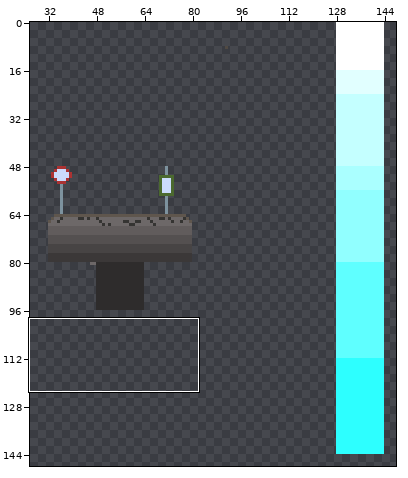
Pixel-art file: art/Sprite sheets/Road Sprite Sheet.aseprite. Above, an overview of the earlier version with the close-up marked.
Close-up. Old version:
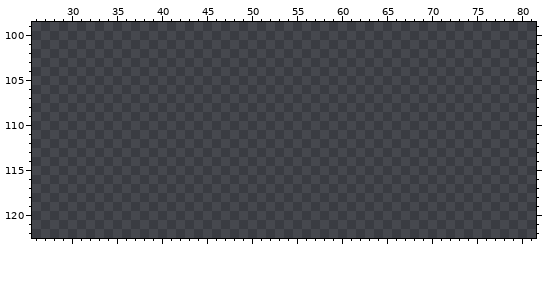
160x160 pixels, 1 frame. Shown: x 26..81, y 99..122. The wide view leaves out empty margins.
After:
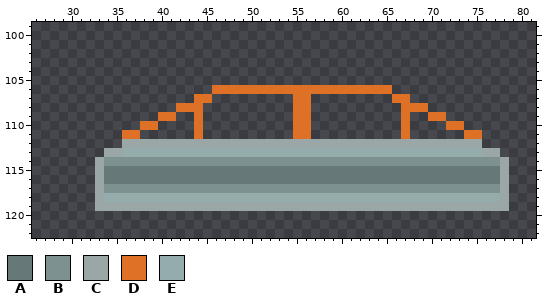
Palette (. is transparent): A #677878  B #7d9191  C #9ba6a6  D #df7126  E #94acac
Commit: road sprite sheet final unless harvey wants to change.
What changed:
layer "Midground/Layer 16" added
layer "Midground/Layer 16 Copy" added
layer "Midground/Layer 16 Copy Copy" added
layer "Midground/Layer 17" added
layer "Midground/Layer 18" added
layer "Midground/Layer 19" added
Colour A now appears in rows 115 to 116 at x 34 to 77.
Colour B now appears in row 114 at x 34 to 77; in row 117 at x 34 to 77.
Colour C now appears in row 112 at x 36 to 75; in row 113 at x 34 to 35 and 76 to 77; in rows 114 to 118 at x 33 and 78; in row 119 at x 33 to 78.
Colour D now appears in row 106 at x 46 to 65; in row 107 at x 44 to 45, 55 to 56 and 66 to 67; in row 108 at x 42 to 44, 55 to 56 and 67 to 69; in row 109 at x 40 to 41, 44, 55 to 56, 67 and 70 to 71; in row 110 at x 38 to 39, 44, 55 to 56, 67 and 72 to 73; in row 111 at x 36 to 37, 44, 55 to 56, 67 and 74 to 75.
Colour E now appears in row 113 at x 36 to 75; in row 118 at x 34 to 77.
Boxes around the changes in both close-ups, in picture pixels (x1, y1, x2, y2):
added: (95, 85, 509, 211)
